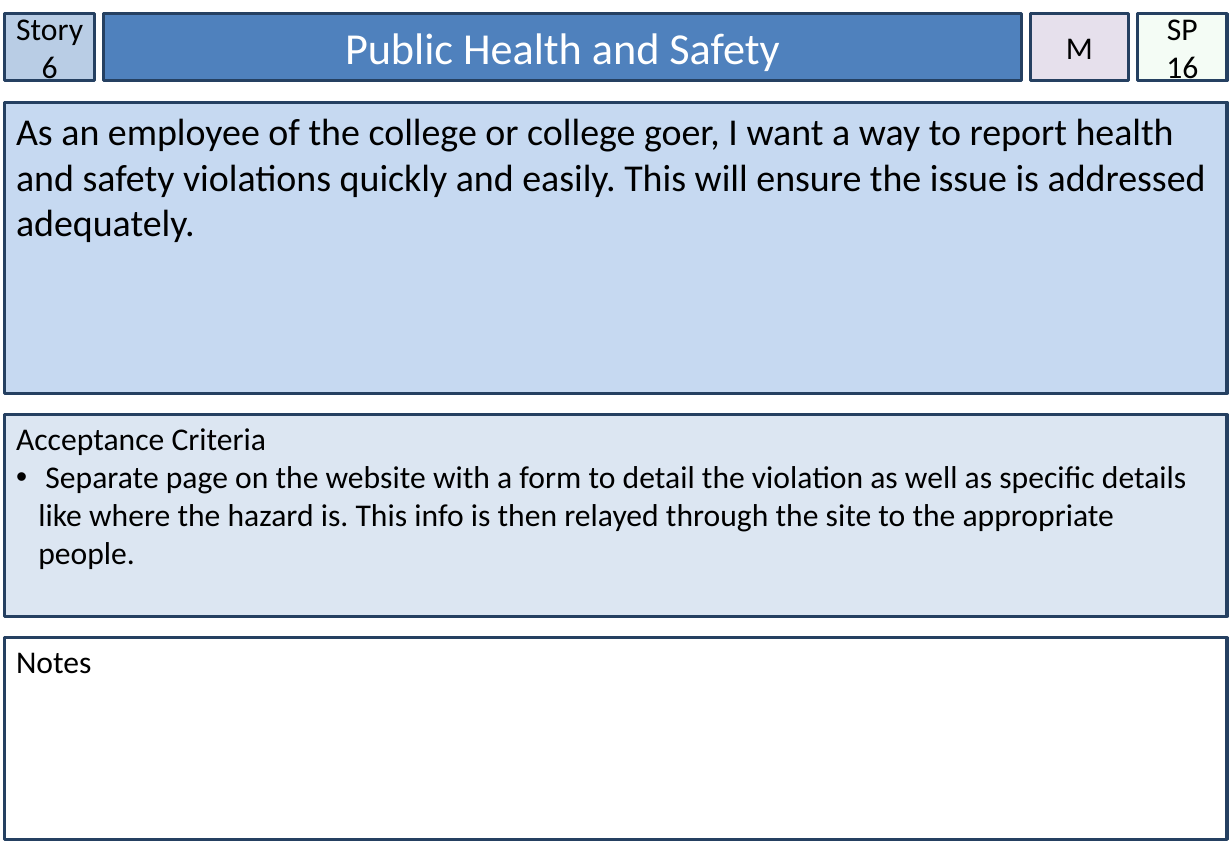
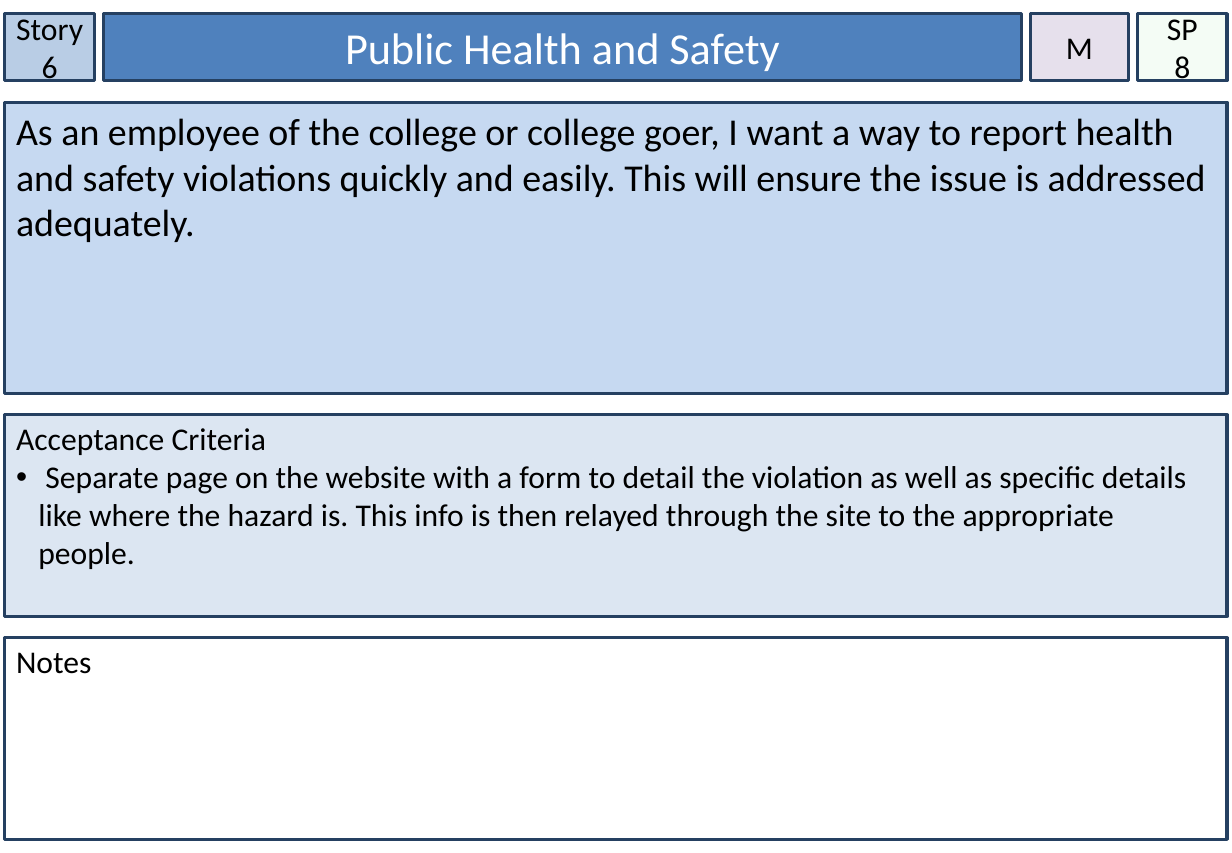
Before and after one commit to knich17/ParkingPermits, a slide deck: slide 7 of Assessment/Story Cards.pptx. Drawn at 1232x853 pixels with LibreOffice and Linux fonts; fonts in the diff are those of the drawing. Boxes give left, top, right and bottom in pixels: in the first picture for what was removed or moved away, otherwise in the second. Text is boxed around its words. In the diff, an @@ line names an element or a change of style, - is before the commit and + after.

```diff
--- a/Assessment/Story Cards.pptx
+++ b/Assessment/Story Cards.pptx
@@ text in rectangle at bbox=[1174, 56, 1190, 82]: text changed @@
-16
+8
```
Also in this commit, not shown: 2 other slides changed, 2 slides added, 1 slide removed.
